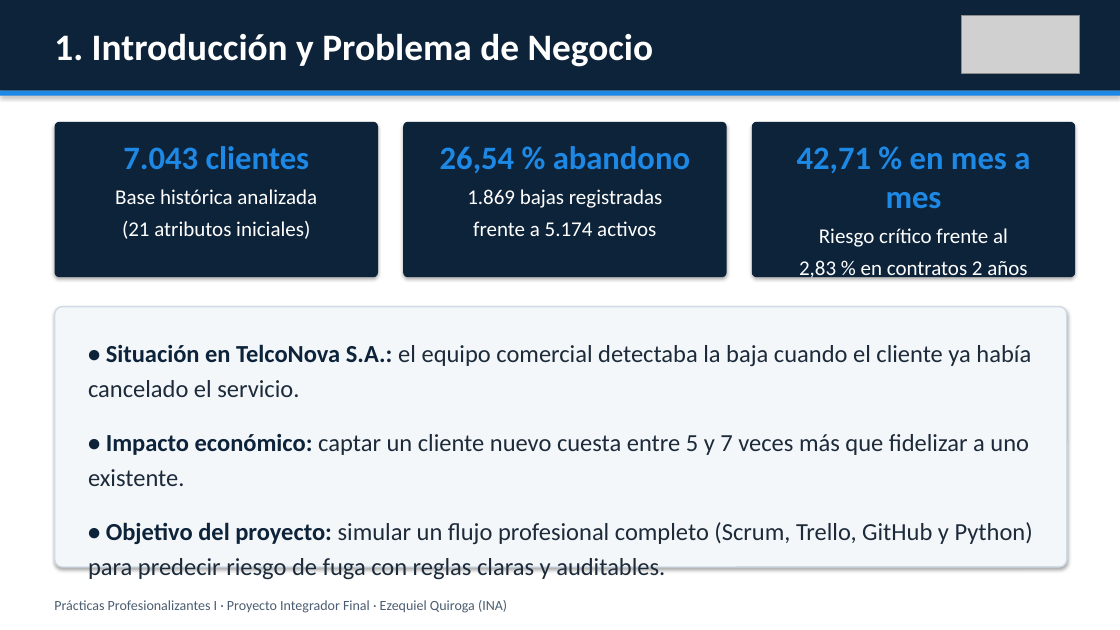
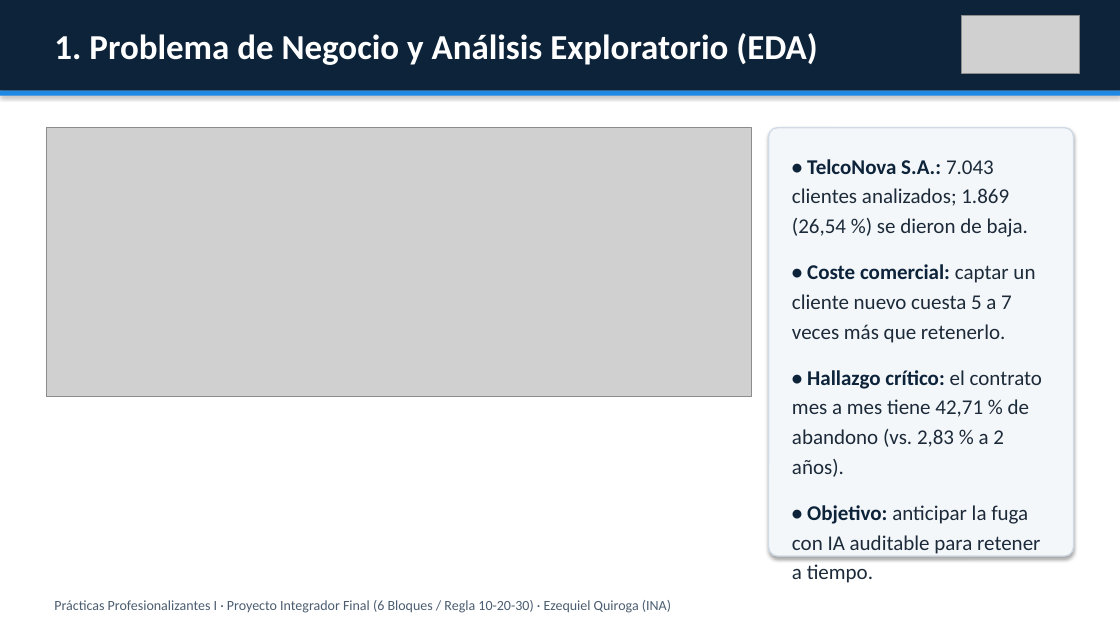
Before and after one commit to eze2307/proyecto-integrador-final-churn-ia, a slide deck: slide 2 of presentacion/Presentacion_Final_Ezequiel_Quiroga_INA.pptx. Drawn at 1120x630 pixels with LibreOffice and Linux fonts; fonts in the diff are those of the drawing; grey boxes stand for pictures. Boxes give left, top, right and bottom in pixels: in the first picture for what was removed or moved away, otherwise in the second. Text is boxed around its words. In the diff, an @@ line names an element or a change of style, - is before the commit and + after.

Commit message:
refactor(presentacion): sintetizar defensa en 6 diapositivas (6 bloques Clase 14)

```diff
--- a/presentacion/Presentacion_Final_Ezequiel_Quiroga_INA.pptx
+++ b/presentacion/Presentacion_Final_Ezequiel_Quiroga_INA.pptx
@@ text at bbox=[54, 33, 817, 65]: text changed; size 32 to 30 pt @@
-1. Introducción y Problema de Negocio
+1. Problema de Negocio y Análisis Exploratorio (EDA)
@@ picture added at bbox=[46, 128, 752, 397] @@
@@ rounded rectangle removed at bbox=[55, 122, 378, 277] @@
@@ text removed at bbox=[115, 146, 317, 239] @@
-7.043 clientes
-Base histórica analizada
-(21 atributos iniciales)
@@ rounded rectangle removed at bbox=[403, 122, 727, 277] @@
@@ text removed at bbox=[440, 146, 690, 236] @@
-26,54 % abandono
-1.869 bajas registradas
-frente a 5.174 activos
@@ rounded rectangle removed at bbox=[752, 122, 1075, 277] @@
@@ rounded rectangle added at bbox=[769, 128, 1074, 556], fill #F4F7FA, outline #D0DBE6 1.2 pt @@
@@ text removed at bbox=[797, 147, 1030, 281] @@
-42,71 % en mes a mes
-Riesgo crítico frente al
-2,83 % en contratos 2 años
@@ text added at bbox=[792, 159, 1042, 550], 18 pt, text #1C2A39 @@
+• TelcoNova S.A.: 7.043 clientes analizados; 1.869 (26,54 %) se dieron de baja.
+• Coste comercial: captar un cliente nuevo cuesta 5 a 7 veces más que retenerlo.
+• Hallazgo crítico: el contrato mes a mes tiene 42,71 % de abandono (vs. 2,83 % a 2 años).
+• Objetivo: anticipar la fuga con IA auditable para retener a tiempo.
@@ rounded rectangle removed at bbox=[55, 307, 1067, 567] @@
@@ text removed at bbox=[88, 344, 1033, 579] @@
-• Situación en TelcoNova S.A.: el equipo comercial detectaba la baja cuando el cliente ya había cancelado el servicio.
-• Impacto económico: captar un cliente nuevo cuesta entre 5 y 7 veces más que fidelizar a uno existente.
-• Objetivo del proyecto: simular un flujo profesional completo (Scrum, Trello, GitHub y Python) para predecir riesgo de fuga con reglas claras y auditables.
@@ text at bbox=[54, 600, 671, 613]: text changed @@
-Prácticas Profesionalizantes I · Proyecto Integrador Final · Ezequiel Quiroga (INA)
+Prácticas Profesionalizantes I · Proyecto Integrador Final (6 Bloques / Regla 10-20-30) · Ezequiel Quiroga (INA)
```
Also in this commit, not shown: 4 other slides changed, 4 slides removed, 1 other file.
